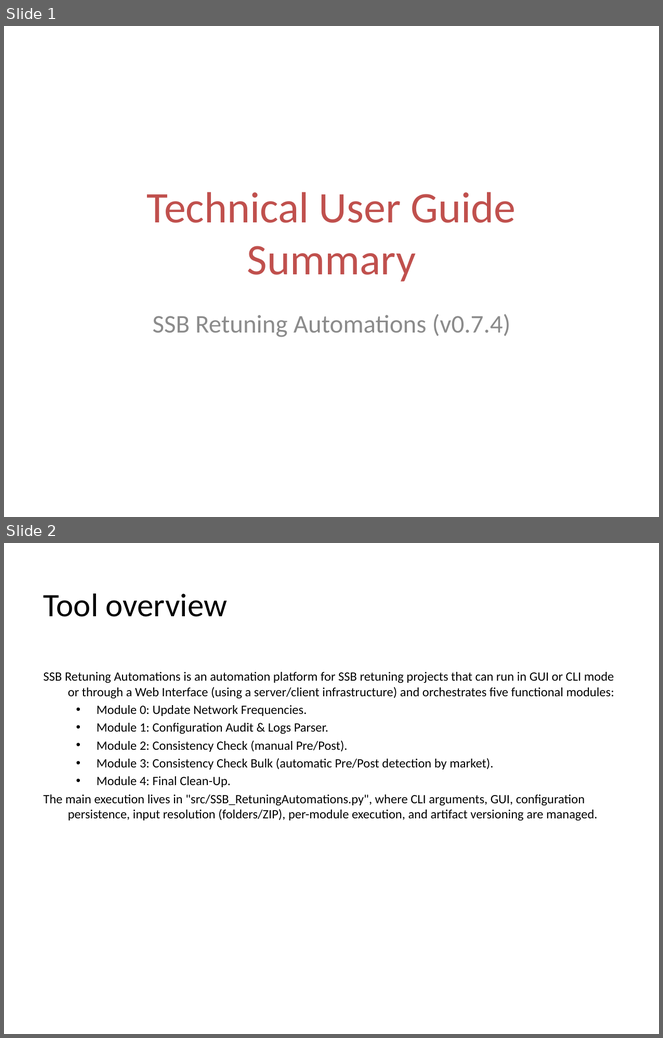
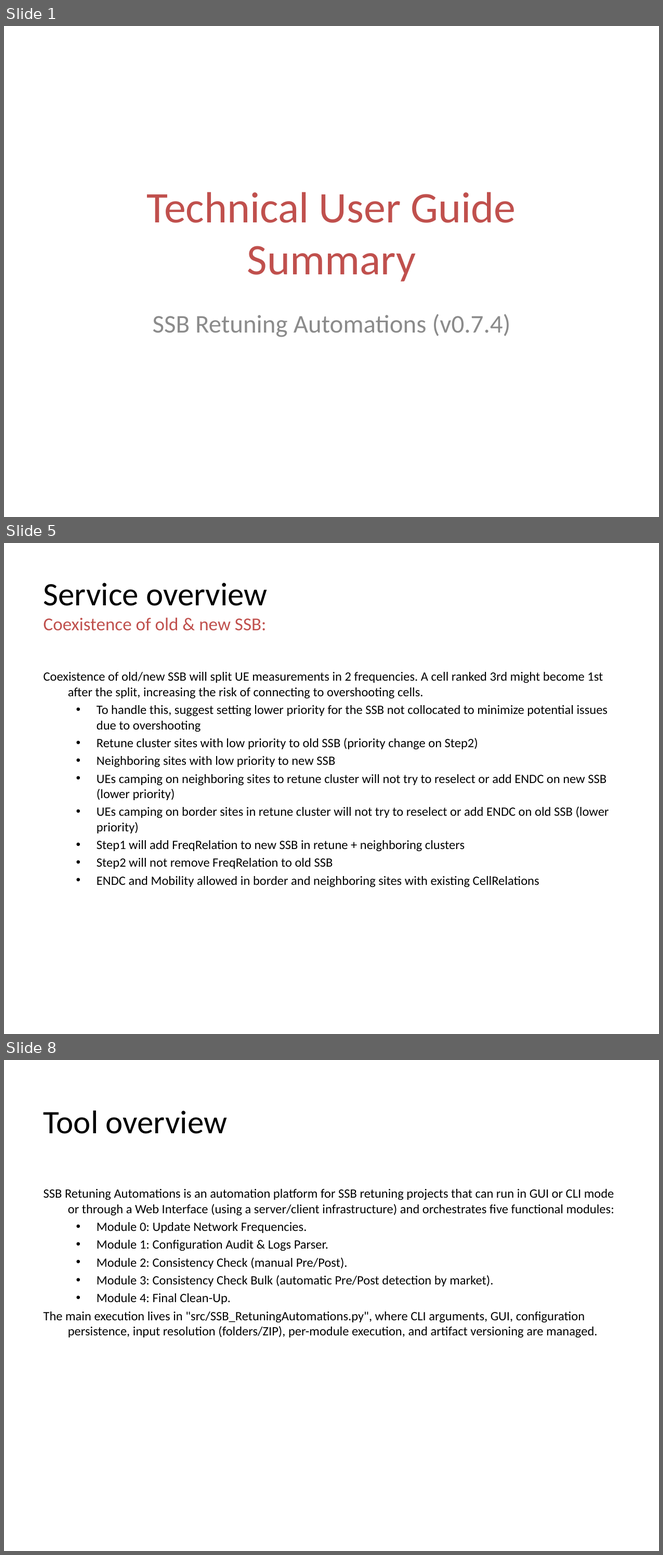
Before and after one commit to jaimetur/SSB_RetuningAutomations, a slide deck: help/User-Guide-SSB-Retuning-Automations-v0.7.4.pptx. Shown one above the other, each under a label of ours: slides 1 and 2 before the commit, slides 1, 5 and 8 after it; the slides between them are not shown. The pictures are 663x1038 and 663x1555 pixels, drawn with LibreOffice and Linux fonts; fonts in the diff are those of the drawing; background and template pictures are left out. Boxes give left, top, right and bottom in pixels: in the first picture for what was removed or moved away, otherwise in the second. Text is boxed around its words. In the diff, an @@ line names an element or a change of style, - is before the commit and + after.

```diff
--- a/help/User-Guide-SSB-Retuning-Automations-v0.7.4.pptx
+++ b/help/User-Guide-SSB-Retuning-Automations-v0.7.4.pptx
@@ slide 5 added at bbox=[4, 543, 659, 1034], background #FFFFFF @@
@@ title added at bbox=[44, 583, 267, 631], 20 pt, text #C0504D @@
+Service overview
+Coexistence of old & new SSB:
@@ text added at bbox=[44, 672, 609, 888], 14 pt, text #000000 @@
+Coexistence of old/new SSB will split UE measurements in 2 frequencies. A cell ranked 3rd might become 1st after the split, increasing the risk of connecting to overshooting cells.
+  • To handle this, suggest setting lower priority for the SSB not collocated to minimize potential issues due to overshooting
+  • Retune cluster sites with low priority to old SSB (priority change on Step2)
+  • Neighboring sites with low priority to new SSB
+  • UEs camping on neighboring sites to retune cluster will not try to reselect or add ENDC on new SSB (lower priority)
+  • UEs camping on border sites in retune cluster will not try to reselect or add ENDC on old SSB (lower priority)
+  • Step1 will add FreqRelation to new SSB in retune + neighboring clusters
+  • Step2 will not remove FreqRelation to old SSB
+  • ENDC and Mobility allowed in border and neighboring sites with existing CellRelations
@@ what was slide 2 is now slide 8 @@
```
Also in this commit, not shown: 10 slides changed, 10 other slides added, 4 other files.
